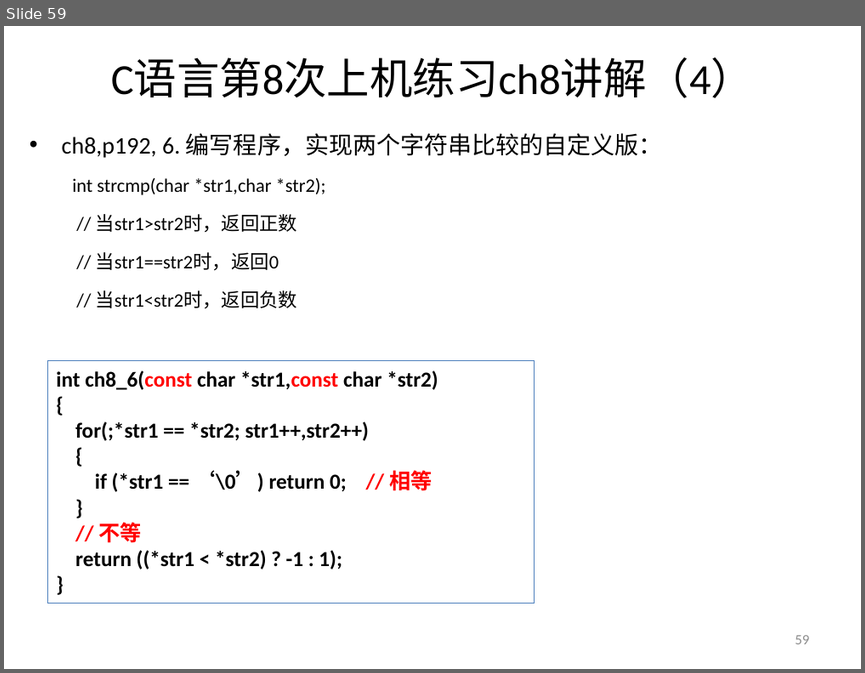
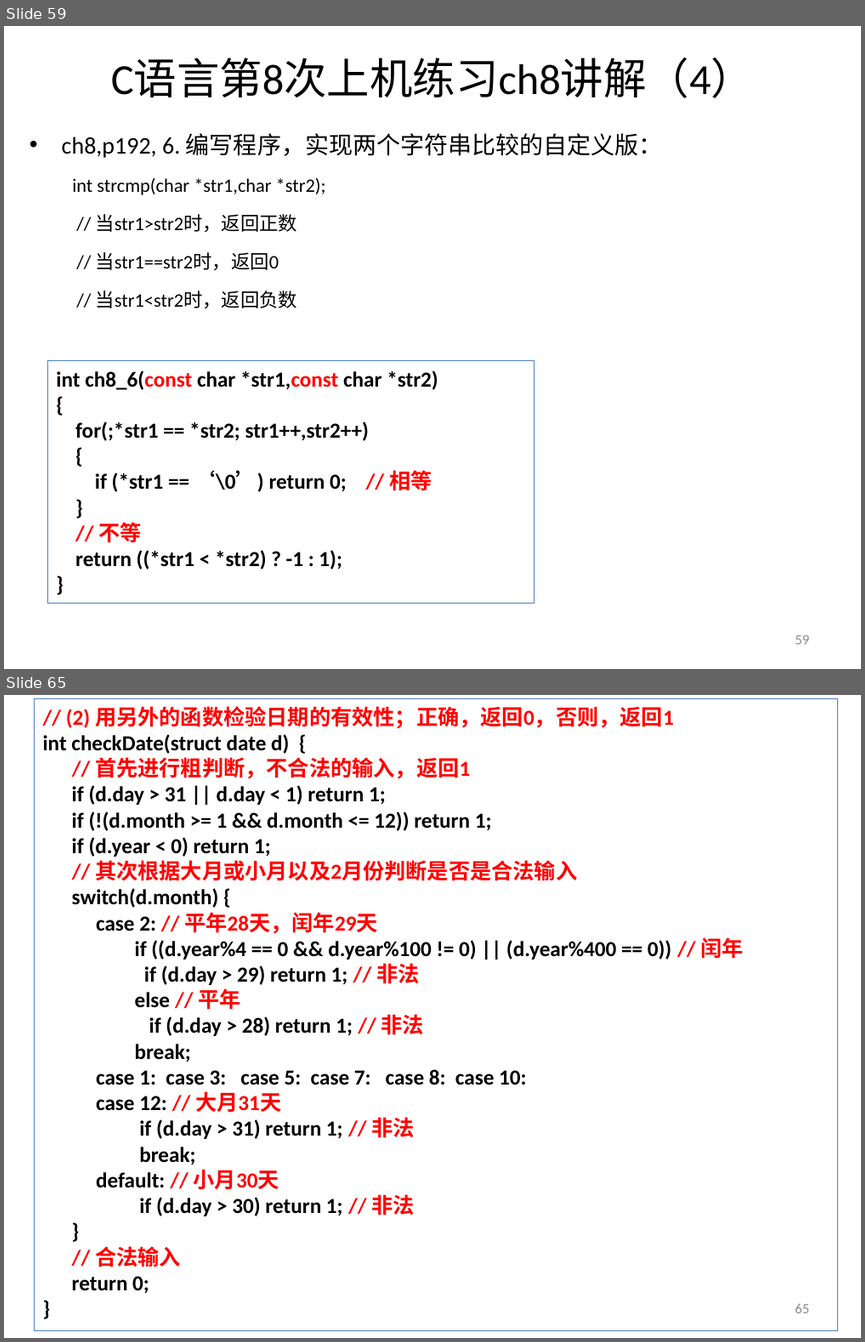
Before and after one commit to jtrfid/C-Repositories, a slide deck: 2016/上机安排.pptx. Shown one above the other, each under a label of ours: slide 59 before the commit, slides 59 and 65 after it; the slides between them are not shown. The pictures are 865x673 and 865x1342 pixels, drawn with LibreOffice and Linux fonts; fonts in the diff are those of the drawing. Boxes give left, top, right and bottom in pixels: in the first picture for what was removed or moved away, otherwise in the second. Text is boxed around its words. In the diff, an @@ line names an element or a change of style, - is before the commit and + after.

```diff
--- a/2016/上机安排.pptx
+++ b/2016/上机安排.pptx
@@ slide 65 added at box(4, 695, 861, 1338), background #FFFFFF @@
@@ rectangle added at box(34, 699, 837, 1331), outline #4F81BD 0.75 pt, 18 pt, text #000000, bold @@
+// (2) 用另外的函数检验日期的有效性；正确，返回0，否则，返回1
+int checkDate(struct date d) {
+// 首先进行粗判断，不合法的输入，返回1
+if (d.day > 31 || d.day < 1) return 1;
+if (!(d.month >= 1 && d.month <= 12)) return 1;
+if (d.year < 0) return 1;
+// 其次根据大月或小月以及2月份判断是否是合法输入
+switch(d.month) {
+case 2: // 平年28天，闰年29天
+if ((d.year%4 == 0 && d.year%100 != 0) || (d.year%400 == 0)) // 闰年
+if (d.day > 29) return 1; // 非法
+else // 平年
+if (d.day > 28) return 1; // 非法
+break;
+case 1: case 3: case 5: case 7: case 8: case 10:
+case 12: // 大月31天
+if (d.day > 31) return 1; // 非法
+break;
+default: // 小月30天
+if (d.day > 30) return 1; // 非法
+}
+// 合法输入
+return 0;
+}
@@ page number added at box(794, 1304, 809, 1313), 12 pt, text #8C8C8C @@
+65
```
Also in this commit, not shown: 1 slide changed, 8 other slides added, 4 other files.
